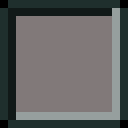
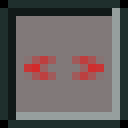
The second (128, 128) image is a revision of the first. Changes to its layers:
added layer "output" above "component block" over [24, 56, 104, 80]
